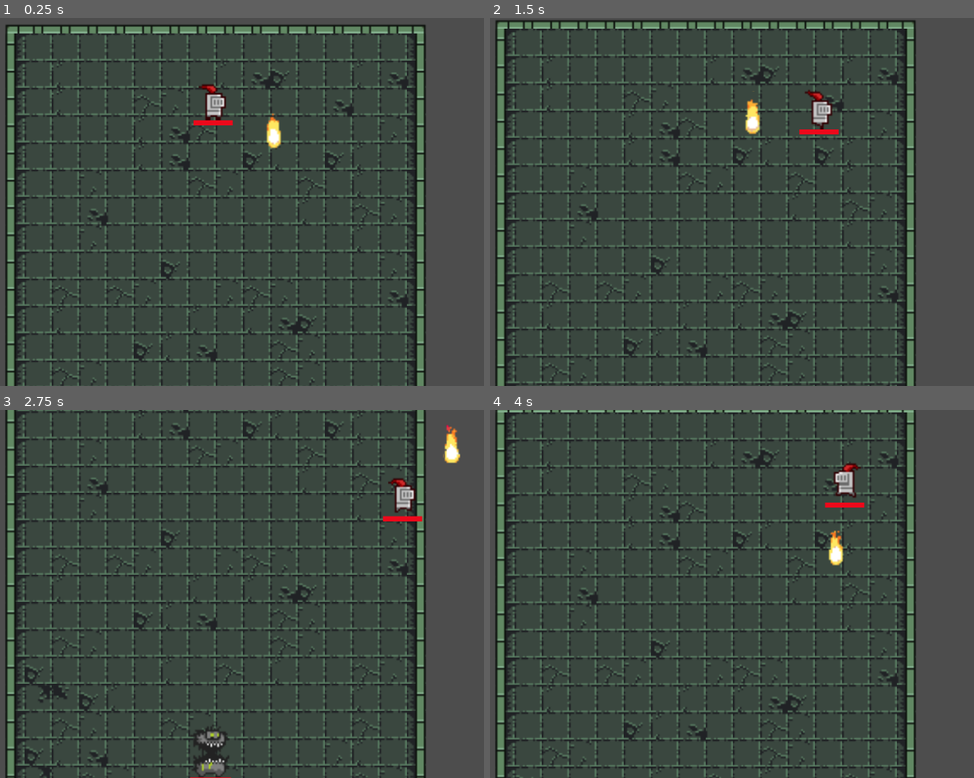
Above: before the commit, frames 1-4 (two rows, left to right).
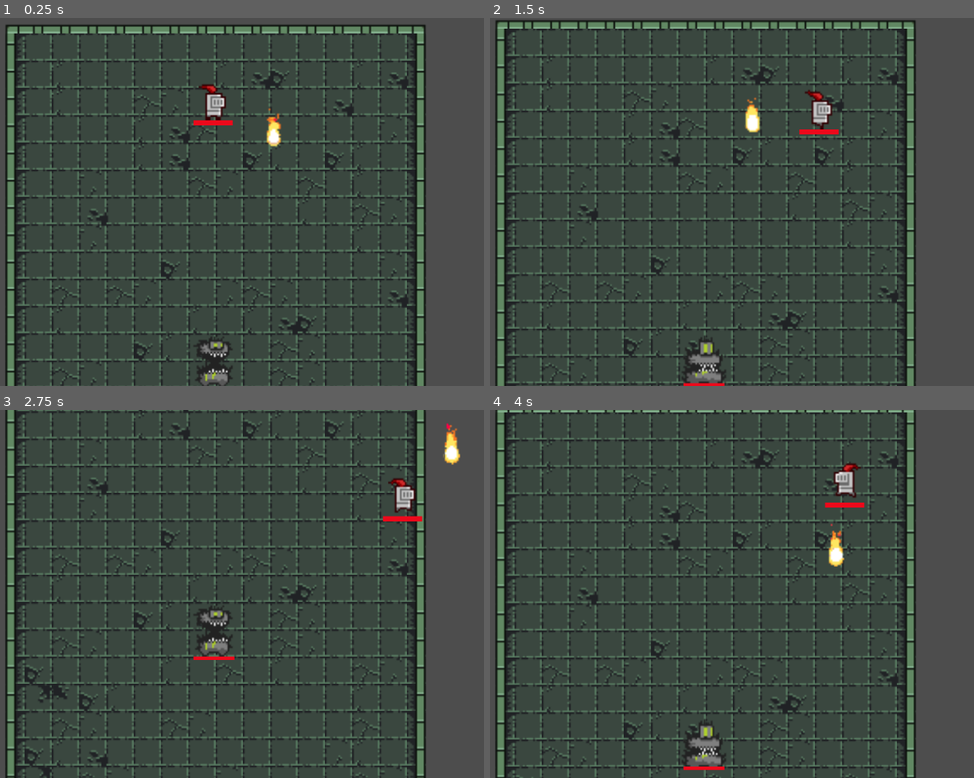
Above: after the commit, the same moments.

Repository: oliver6312/thebigone
Game: Godot game, scene res://scenes/node_2d.tscn
Same seed, same stepped clock (60 frames per second), same inputs: the game is played once before the commit and once after it.
Inputs:
- Up to frame 1 (0.25 s): no input
- Up to frame 2 (1.5 s): hold Right (ui_right) 0.53-1.28 s; hold Down (ui_down) from 1.28 s (still down)
- Up to frame 3 (2.75 s): release Down (ui_down) at 2.03 s; hold Right (ui_right) from 2.03 s (still down)
- Up to frame 4 (4 s): release Right (ui_right) at 2.78 s; hold Up (ui_up) 2.78-3.53 s; hold Left (ui_left) from 3.53 s (still down)

The runs differ from the first frame. In frame 1, 0.7% of the frame differs, in the area x 40-59%, y 24-100%; in frame 2, 0.9%; in frame 3, 1.3%, in the area x 39-96%, y 3-100%; in frame 4, 0.9%.

Commit message:
Spawn Enemy Scene

Diff:
--- a/Script/enemy.gd
+++ b/Script/enemy.gd
@@ -9,6 +9,8 @@
 var enemy_health = 100
 var enemy_alive = true
 @onready var healthbar: ProgressBar = $healthbar
+@onready var enemy_scene = preload("res://scenes/enemy.tscn")
+
 
 func _physics_process(delta: float) -> void:
 	fireball_attack()
@@ -65,3 +67,9 @@
 
 func _ready() -> void:
 	healthbar.value = enemy_health
+
+func spawn_new_enemy():
+	var minion = enemy_scene.instantiate()
+	# Optionally set a random position
+	minion.position = Vector2(randf_range(-10, 0), randf_range(-10, 0))
+	add_child(minion)
--- a/scenes/character_body_2d.tscn
+++ b/scenes/character_body_2d.tscn
@@ -1,430 +1,115 @@
-[gd_scene load_steps=65 format=3 uid="uid://ddnafjru6xxit"]
+[gd_scene load_steps=20 format=3 uid="uid://ddnafjru6xxit"]
 
 [ext_resource type="Script" uid="uid://gw3f54hq278r" path="res://Script/fireball.gd" id="1_ij6vw"]
 [ext_resource type="Texture2D" uid="uid://chnd4qfydvpcp" path="res://0x72_DungeonTilesetII_v1.7/frames/fireball_all_anim.png" id="2_ghijl"]
 
-[sub_resource type="AtlasTexture" id="AtlasTexture_f50pn"]
-atlas = ExtResource("2_ghijl")
-region = Rect2(0, 0, 10, 26)
-
-[sub_resource type="AtlasTexture" id="AtlasTexture_ij6vw"]
-atlas = ExtResource("2_ghijl")
-region = Rect2(10, 0, 10, 26)
-
-[sub_resource type="AtlasTexture" id="AtlasTexture_ghijl"]
-atlas = ExtResource("2_ghijl")
-region = Rect2(20, 0, 10, 26)
-
-[sub_resource type="AtlasTexture" id="AtlasTexture_44cfe"]
-atlas = ExtResource("2_ghijl")
-region = Rect2(30, 0, 10, 26)
-
-[sub_resource type="AtlasTexture" id="AtlasTexture_dd465"]
-atlas = ExtResource("2_ghijl")
-region = Rect2(40, 0, 10, 26)
-
-[sub_resource type="AtlasTexture" id="AtlasTexture_lhvu3"]
-atlas = ExtResource("2_ghijl")
-region = Rect2(50, 0, 10, 26)
-
-[sub_resource type="AtlasTexture" id="AtlasTexture_4sjlk"]
-atlas = ExtResource("2_ghijl")
-region = Rect2(60, 0, 10, 26)
-
-[sub_resource type="AtlasTexture" id="AtlasTexture_qp52p"]
-atlas = ExtResource("2_ghijl")
-region = Rect2(70, 0, 10, 26)
-
-[sub_resource type="AtlasTexture" id="AtlasTexture_6ct3r"]
-atlas = ExtResource("2_ghijl")
-region = Rect2(80, 0, 10, 26)
-
-[sub_resource type="AtlasTexture" id="AtlasTexture_1kp85"]
-atlas = ExtResource("2_ghijl")
-region = Rect2(90, 0, 10, 26)
-
-[sub_resource type="AtlasTexture" id="AtlasTexture_qnedo"]
-atlas = ExtResource("2_ghijl")
-region = Rect2(0, 26, 10, 26)
-
-[sub_resource type="AtlasTexture" id="AtlasTexture_wyqjk"]
-atlas = ExtResource("2_ghijl")
-region = Rect2(10, 26, 10, 26)
-
-[sub_resource type="AtlasTexture" id="AtlasTexture_k85er"]
-atlas = ExtResource("2_ghijl")
-region = Rect2(20, 26, 10, 26)
-
-[sub_resource type="AtlasTexture" id="AtlasTexture_ebjds"]
-atlas = ExtResource("2_ghijl")
-region = Rect2(30, 26, 10, 26)
-
-[sub_resource type="AtlasTexture" id="AtlasTexture_y1dt5"]
-atlas = ExtResource("2_ghijl")
-region = Rect2(40, 26, 10, 26)
-
-[sub_resource type="AtlasTexture" id="AtlasTexture_au0nh"]
-atlas = ExtResource("2_ghijl")
-region = Rect2(50, 26, 10, 26)
-
-[sub_resource type="AtlasTexture" id="AtlasTexture_76bt2"]
-atlas = ExtResource("2_ghijl")
-region = Rect2(60, 26, 10, 26)
-
-[sub_resource type="AtlasTexture" id="AtlasTexture_sxias"]
-atlas = ExtResource("2_ghijl")
-region = Rect2(70, 26, 10, 26)
-
-[sub_resource type="AtlasTexture" id="AtlasTexture_ucfvk"]
+[sub_resource type="AtlasTexture" id="AtlasTexture_g2brh"]
 atlas = ExtResource("2_ghijl")
 region = Rect2(80, 26, 10, 26)
 
-[sub_resource type="AtlasTexture" id="AtlasTexture_2dyae"]
-atlas = ExtResource("2_ghijl")
-region = Rect2(90, 26, 10, 26)
-
-[sub_resource type="AtlasTexture" id="AtlasTexture_2u5n8"]
-atlas = ExtResource("2_ghijl")
-region = Rect2(0, 52, 10, 26)
-
-[sub_resource type="AtlasTexture" id="AtlasTexture_73nau"]
+[sub_resource type="AtlasTexture" id="AtlasTexture_dn4c7"]
 atlas = ExtResource("2_ghijl")
 region = Rect2(10, 52, 10, 26)
 
-[sub_resource type="AtlasTexture" id="AtlasTexture_skrk8"]
-atlas = ExtResource("2_ghijl")
-region = Rect2(20, 52, 10, 26)
-
-[sub_resource type="AtlasTexture" id="AtlasTexture_ye16i"]
-atlas = ExtResource("2_ghijl")
-region = Rect2(30, 52, 10, 26)
-
-[sub_resource type="AtlasTexture" id="AtlasTexture_75u2t"]
+[sub_resource type="AtlasTexture" id="AtlasTexture_4vejd"]
 atlas = ExtResource("2_ghijl")
 region = Rect2(40, 52, 10, 26)
 
-[sub_resource type="AtlasTexture" id="AtlasTexture_7qa1u"]
-atlas = ExtResource("2_ghijl")
-region = Rect2(50, 52, 10, 26)
-
-[sub_resource type="AtlasTexture" id="AtlasTexture_8gu1l"]
-atlas = ExtResource("2_ghijl")
-region = Rect2(60, 52, 10, 26)
-
-[sub_resource type="AtlasTexture" id="AtlasTexture_jsgy1"]
+[sub_resource type="AtlasTexture" id="AtlasTexture_ws0vm"]
 atlas = ExtResource("2_ghijl")
 region = Rect2(70, 52, 10, 26)
 
-[sub_resource type="AtlasTexture" id="AtlasTexture_el80s"]
-atlas = ExtResource("2_ghijl")
-region = Rect2(80, 52, 10, 26)
-
-[sub_resource type="AtlasTexture" id="AtlasTexture_oxcm1"]
-atlas = ExtResource("2_ghijl")
-region = Rect2(90, 52, 10, 26)
-
-[sub_resource type="AtlasTexture" id="AtlasTexture_ltww1"]
+[sub_resource type="AtlasTexture" id="AtlasTexture_rhr3r"]
 atlas = ExtResource("2_ghijl")
 region = Rect2(0, 78, 10, 26)
 
-[sub_resource type="AtlasTexture" id="AtlasTexture_a7mna"]
-atlas = ExtResource("2_ghijl")
-region = Rect2(10, 78, 10, 26)
-
-[sub_resource type="AtlasTexture" id="AtlasTexture_lmwkj"]
-atlas = ExtResource("2_ghijl")
-region = Rect2(20, 78, 10, 26)
-
-[sub_resource type="AtlasTexture" id="AtlasTexture_k3r5w"]
+[sub_resource type="AtlasTexture" id="AtlasTexture_t53lx"]
 atlas = ExtResource("2_ghijl")
 region = Rect2(30, 78, 10, 26)
 
-[sub_resource type="AtlasTexture" id="AtlasTexture_1rslu"]
-atlas = ExtResource("2_ghijl")
-region = Rect2(40, 78, 10, 26)
-
-[sub_resource type="AtlasTexture" id="AtlasTexture_3uyxa"]
-atlas = ExtResource("2_ghijl")
-region = Rect2(50, 78, 10, 26)
-
-[sub_resource type="AtlasTexture" id="AtlasTexture_61y8d"]
+[sub_resource type="AtlasTexture" id="AtlasTexture_yi2kj"]
 atlas = ExtResource("2_ghijl")
 region = Rect2(60, 78, 10, 26)
 
-[sub_resource type="AtlasTexture" id="AtlasTexture_8icv6"]
-atlas = ExtResource("2_ghijl")
-region = Rect2(70, 78, 10, 26)
-
-[sub_resource type="AtlasTexture" id="AtlasTexture_mwn6v"]
-atlas = ExtResource("2_ghijl")
-region = Rect2(80, 78, 10, 26)
-
-[sub_resource type="AtlasTexture" id="AtlasTexture_ms8fj"]
+[sub_resource type="AtlasTexture" id="AtlasTexture_cibgq"]
 atlas = ExtResource("2_ghijl")
 region = Rect2(90, 78, 10, 26)
 
-[sub_resource type="AtlasTexture" id="AtlasTexture_unmcv"]
+[sub_resource type="AtlasTexture" id="AtlasTexture_mfdas"]
 atlas = ExtResource("2_ghijl")
 region = Rect2(0, 104, 10, 26)
 
-[sub_resource type="AtlasTexture" id="AtlasTexture_gh552"]
-atlas = ExtResource("2_ghijl")
-region = Rect2(10, 104, 10, 26)
-
-[sub_resource type="AtlasTexture" id="AtlasTexture_mbxdm"]
-atlas = ExtResource("2_ghijl")
-region = Rect2(20, 104, 10, 26)
-
-[sub_resource type="AtlasTexture" id="AtlasTexture_rk7dk"]
+[sub_resource type="AtlasTexture" id="AtlasTexture_8nwgm"]
 atlas = ExtResource("2_ghijl")
 region = Rect2(30, 104, 10, 26)
 
-[sub_resource type="AtlasTexture" id="AtlasTexture_uafw2"]
-atlas = ExtResource("2_ghijl")
-region = Rect2(40, 104, 10, 26)
-
-[sub_resource type="AtlasTexture" id="AtlasTexture_76puf"]
-atlas = ExtResource("2_ghijl")
-region = Rect2(50, 104, 10, 26)
-
-[sub_resource type="AtlasTexture" id="AtlasTexture_wd4sy"]
+[sub_resource type="AtlasTexture" id="AtlasTexture_7pl6r"]
 atlas = ExtResource("2_ghijl")
 region = Rect2(60, 104, 10, 26)
 
-[sub_resource type="AtlasTexture" id="AtlasTexture_nqd4t"]
-atlas = ExtResource("2_ghijl")
-region = Rect2(70, 104, 10, 26)
-
-[sub_resource type="AtlasTexture" id="AtlasTexture_tqjdw"]
-atlas = ExtResource("2_ghijl")
-region = Rect2(80, 104, 10, 26)
-
-[sub_resource type="AtlasTexture" id="AtlasTexture_naw67"]
+[sub_resource type="AtlasTexture" id="AtlasTexture_x5gf8"]
 atlas = ExtResource("2_ghijl")
 region = Rect2(90, 104, 10, 26)
 
-[sub_resource type="AtlasTexture" id="AtlasTexture_fhkdx"]
-atlas = ExtResource("2_ghijl")
-region = Rect2(0, 130, 10, 26)
-
-[sub_resource type="AtlasTexture" id="AtlasTexture_c4j0v"]
+[sub_resource type="AtlasTexture" id="AtlasTexture_42hdn"]
 atlas = ExtResource("2_ghijl")
 region = Rect2(10, 130, 10, 26)
 
-[sub_resource type="AtlasTexture" id="AtlasTexture_1hg8c"]
-atlas = ExtResource("2_ghijl")
-region = Rect2(20, 130, 10, 26)
-
-[sub_resource type="AtlasTexture" id="AtlasTexture_uw63b"]
-atlas = ExtResource("2_ghijl")
-region = Rect2(30, 130, 10, 26)
-
-[sub_resource type="AtlasTexture" id="AtlasTexture_05yte"]
+[sub_resource type="AtlasTexture" id="AtlasTexture_el37e"]
 atlas = ExtResource("2_ghijl")
 region = Rect2(40, 130, 10, 26)
 
-[sub_resource type="AtlasTexture" id="AtlasTexture_xkkvp"]
-atlas = ExtResource("2_ghijl")
-region = Rect2(50, 130, 10, 26)
-
-[sub_resource type="AtlasTexture" id="AtlasTexture_6svqw"]
-atlas = ExtResource("2_ghijl")
-region = Rect2(60, 130, 10, 26)
-
-[sub_resource type="AtlasTexture" id="AtlasTexture_j3p37"]
+[sub_resource type="AtlasTexture" id="AtlasTexture_inrnk"]
 atlas = ExtResource("2_ghijl")
 region = Rect2(70, 130, 10, 26)
-
-[sub_resource type="AtlasTexture" id="AtlasTexture_j6lyf"]
-atlas = ExtResource("2_ghijl")
-region = Rect2(80, 130, 10, 26)
-
-[sub_resource type="AtlasTexture" id="AtlasTexture_j2xv7"]
-atlas = ExtResource("2_ghijl")
-region = Rect2(90, 130, 10, 26)
 
 [sub_resource type="SpriteFrames" id="SpriteFrames_130kv"]
 animations = [{
 "frames": [{
 "duration": 1.0,
-"texture": SubResource("AtlasTexture_f50pn")
+"texture": SubResource("AtlasTexture_g2brh")
 }, {
 "duration": 1.0,
-"texture": SubResource("AtlasTexture_ij6vw")
+"texture": SubResource("AtlasTexture_dn4c7")
 }, {
 "duration": 1.0,
-"texture": SubResource("AtlasTexture_ghijl")
+"texture": SubResource("AtlasTexture_4vejd")
 }, {
 "duration": 1.0,
-"texture": SubResource("AtlasTexture_44cfe")
+"texture": SubResource("AtlasTexture_ws0vm")
 }, {
 "duration": 1.0,
-"texture": SubResource("AtlasTexture_dd465")
+"texture": SubResource("AtlasTexture_rhr3r")
 }, {
 "duration": 1.0,
-"texture": SubResource("AtlasTexture_lhvu3")
+"texture": SubResource("AtlasTexture_t53lx")
 }, {
 "duration": 1.0,
-"texture": SubResource("AtlasTexture_4sjlk")
+"texture": SubResource("AtlasTexture_yi2kj")
 }, {
 "duration": 1.0,
-"texture": SubResource("AtlasTexture_qp52p")
+"texture": SubResource("AtlasTexture_cibgq")
 }, {
 "duration": 1.0,
-"texture": SubResource("AtlasTexture_6ct3r")
+"texture": SubResource("AtlasTexture_mfdas")
 }, {
 "duration": 1.0,
-"texture": SubResource("AtlasTexture_1kp85")
+"texture": SubResource("AtlasTexture_8nwgm")
 }, {
 "duration": 1.0,
-"texture": SubResource("AtlasTexture_qnedo")
+"texture": SubResource("AtlasTexture_7pl6r")
 }, {
 "duration": 1.0,
-"texture": SubResource("AtlasTexture_wyqjk")
+"texture": SubResource("AtlasTexture_x5gf8")
 }, {
 "duration": 1.0,
-"texture": SubResource("AtlasTexture_k85er")
+"texture": SubResource("AtlasTexture_42hdn")
 }, {
 "duration": 1.0,
-"texture": SubResource("AtlasTexture_ebjds")
+"texture": SubResource("AtlasTexture_el37e")
 }, {
 "duration": 1.0,
-"texture": SubResource("AtlasTexture_y1dt5")
-}, {
-"duration": 1.0,
-"texture": SubResource("AtlasTexture_au0nh")
-}, {
-"duration": 1.0,
-"texture": SubResource("AtlasTexture_76bt2")
-}, {
-"duration": 1.0,
-"texture": SubResource("AtlasTexture_sxias")
-}, {
-"duration": 1.0,
-"texture": SubResource("AtlasTexture_ucfvk")
-}, {
-"duration": 1.0,
-"texture": SubResource("AtlasTexture_2dyae")
-}, {
-"duration": 1.0,
-"texture": SubResource("AtlasTexture_2u5n8")
-}, {
-"duration": 1.0,
-"texture": SubResource("AtlasTexture_73nau")
-}, {
-"duration": 1.0,
-"texture": SubResource("AtlasTexture_skrk8")
-}, {
-"duration": 1.0,
-"texture": SubResource("AtlasTexture_ye16i")
-}, {
-"duration": 1.0,
-"texture": SubResource("AtlasTexture_75u2t")
-}, {
-"duration": 1.0,
-"texture": SubResource("AtlasTexture_7qa1u")
-}, {
-"duration": 1.0,
-"texture": SubResource("AtlasTexture_8gu1l")
-}, {
-"duration": 1.0,
-"texture": SubResource("AtlasTexture_jsgy1")
-}, {
-"duration": 1.0,
-"texture": SubResource("AtlasTexture_el80s")
-}, {
-"duration": 1.0,
-"texture": SubResource("AtlasTexture_oxcm1")
-}, {
-"duration": 1.0,
-"texture": SubResource("AtlasTexture_ltww1")
-}, {
-"duration": 1.0,
-"texture": SubResource("AtlasTexture_a7mna")
-}, {
-"duration": 1.0,
-"texture": SubResource("AtlasTexture_lmwkj")
-}, {
-"duration": 1.0,
-"texture": SubResource("AtlasTexture_k3r5w")
-}, {
-"duration": 1.0,
-"texture": SubResource("AtlasTexture_1rslu")
-}, {
-"duration": 1.0,
-"texture": SubResource("AtlasTexture_3uyxa")
-}, {
-"duration": 1.0,
-"texture": SubResource("AtlasTexture_61y8d")
-}, {
-"duration": 1.0,
-"texture": SubResource("AtlasTexture_8icv6")
-}, {
-"duration": 1.0,
-"texture": SubResource("AtlasTexture_mwn6v")
-}, {
-"duration": 1.0,
-"texture": SubResource("AtlasTexture_ms8fj")
-}, {
-"duration": 1.0,
-"texture": SubResource("AtlasTexture_unmcv")
-}, {
-"duration": 1.0,
-"texture": SubResource("AtlasTexture_gh552")
-}, {
-"duration": 1.0,
-"texture": SubResource("AtlasTexture_mbxdm")
-}, {
-"duration": 1.0,
-"texture": SubResource("AtlasTexture_rk7dk")
-}, {
-"duration": 1.0,
-"texture": SubResource("AtlasTexture_uafw2")
-}, {
-"duration": 1.0,
-"texture": SubResource("AtlasTexture_76puf")
-}, {
-"duration": 1.0,
-"texture": SubResource("AtlasTexture_wd4sy")
-}, {
-"duration": 1.0,
-"texture": SubResource("AtlasTexture_nqd4t")
-}, {
-"duration": 1.0,
-"texture": SubResource("AtlasTexture_tqjdw")
-}, {
-"duration": 1.0,
-"texture": SubResource("AtlasTexture_naw67")
-}, {
-"duration": 1.0,
-"texture": SubResource("AtlasTexture_fhkdx")
-}, {
-"duration": 1.0,
-"texture": SubResource("AtlasTexture_c4j0v")
-}, {
-"duration": 1.0,
-"texture": SubResource("AtlasTexture_1hg8c")
-}, {
-"duration": 1.0,
-"texture": SubResource("AtlasTexture_uw63b")
-}, {
-"duration": 1.0,
-"texture": SubResource("AtlasTexture_05yte")
-}, {
-"duration": 1.0,
-"texture": SubResource("AtlasTexture_xkkvp")
-}, {
-"duration": 1.0,
-"texture": SubResource("AtlasTexture_6svqw")
-}, {
-"duration": 1.0,
-"texture": SubResource("AtlasTexture_j3p37")
-}, {
-"duration": 1.0,
-"texture": SubResource("AtlasTexture_j6lyf")
-}, {
-"duration": 1.0,
-"texture": SubResource("AtlasTexture_j2xv7")
+"texture": SubResource("AtlasTexture_inrnk")
 }],
 "loop": true,
 "name": &"Fireball",
@@ -443,7 +128,7 @@
 position = Vector2(0, -13)
 sprite_frames = SubResource("SpriteFrames_130kv")
 animation = &"Fireball"
-frame = 39
+frame = 14
 frame_progress = 0.852687
 
 [node name="CollisionShape2D" type="CollisionShape2D" parent="."]
--- a/scenes/node_2d.tscn
+++ b/scenes/node_2d.tscn
@@ -280,4 +280,4 @@
 position = Vector2(81, -1)
 
 [node name="Enemy" parent="." instance=ExtResource("4_hh0fu")]
-position = Vector2(-83, 231)
+position = Vector2(-81, 160)
